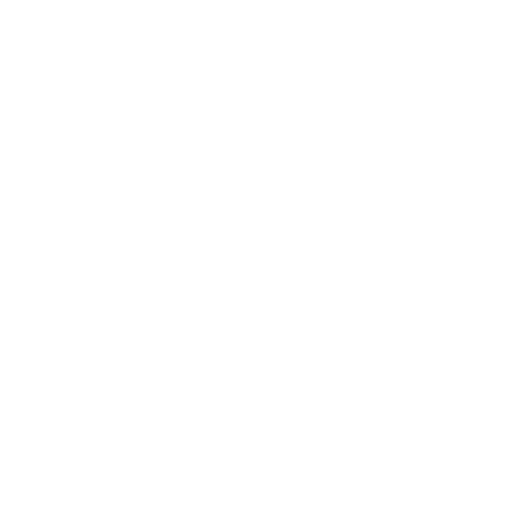
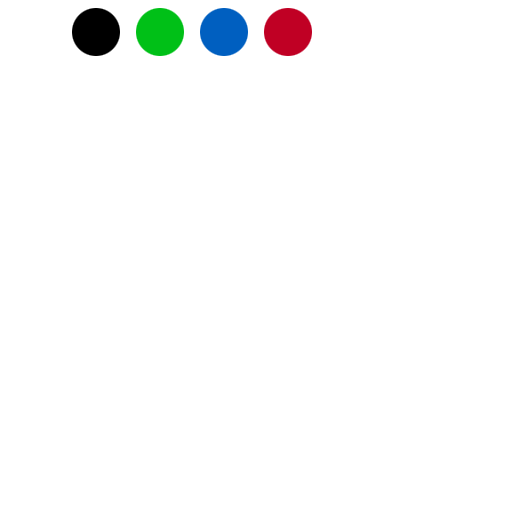
Layer changes from the first 512x512 image to the second:
added layer "Слой 1 копия 4" above "Слой 1 копия 3" over left=264, top=8, right=312, bottom=56
added layer "Слой 1 копия 3" above "Слой 1 копия 2" over left=200, top=8, right=248, bottom=56
added layer "Слой 1 копия 2" above "Слой 1 копия" over left=136, top=8, right=184, bottom=56
added layer "Слой 1 копия" above "Слой 1" over left=72, top=8, right=120, bottom=56
